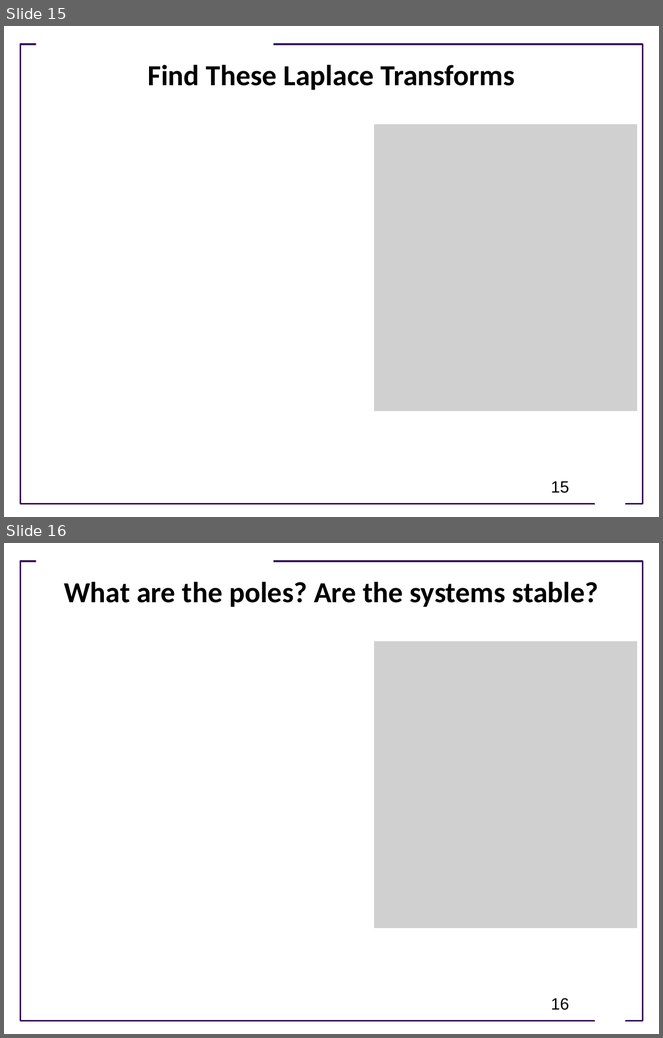
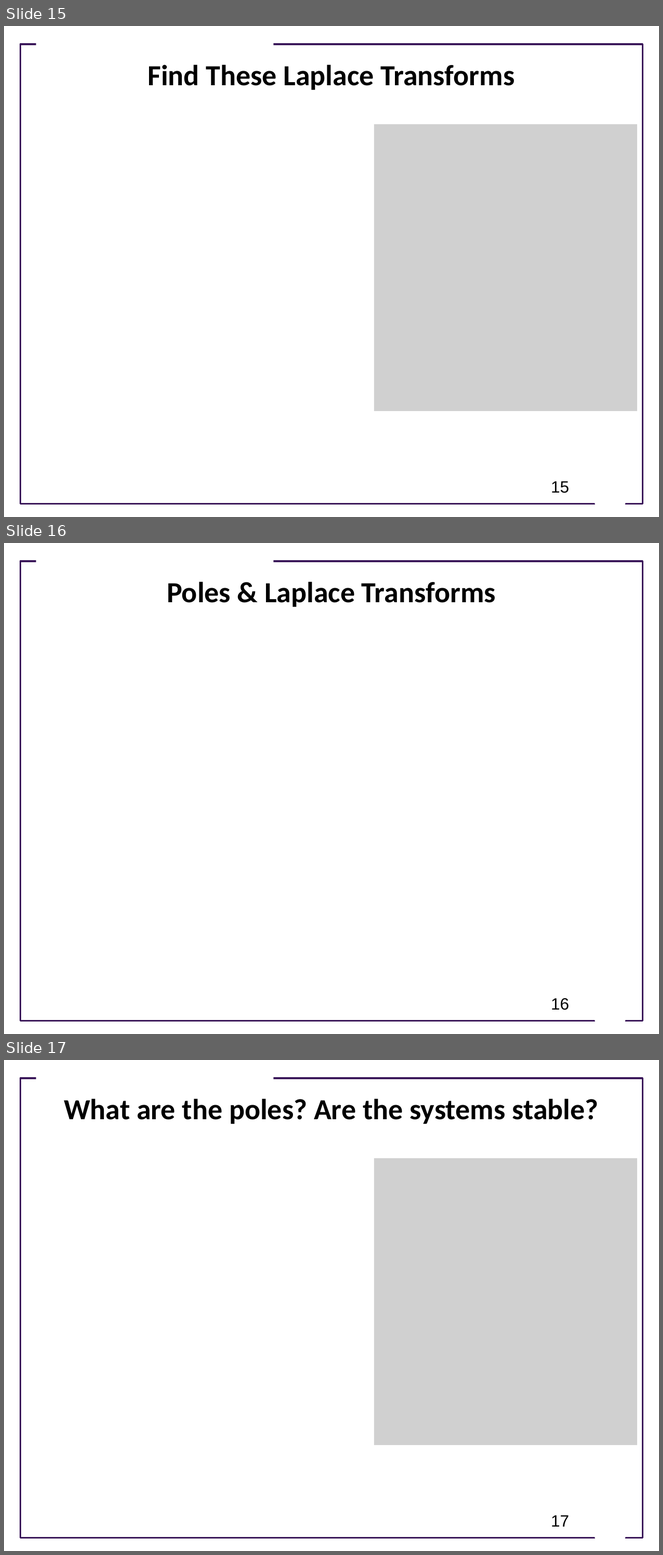
Before and after one commit to joseph-hellerstein/advanced-controls-lectures, a slide deck: classes/winter_2023/lectures/lecture_09-linear_time_invariant_systems/linear_time_invariant_systems.pptx. Shown one above the other, each under a label of ours: slides 15 and 16 before the commit, slides 15, 16 and 17 after it. The pictures are 663x1038 and 663x1555 pixels, drawn with LibreOffice and Linux fonts; fonts in the diff are those of the drawing; grey boxes stand for pictures; background and template pictures are left out. Boxes give left, top, right and bottom in pixels: in the first picture for what was removed or moved away, otherwise in the second. Text is boxed around its words. In the diff, an @@ line names an element or a change of style, - is before the commit and + after.

```diff
--- a/classes/winter_2023/lectures/lecture_09-linear_time_invariant_systems/linear_time_invariant_systems.pptx
+++ b/classes/winter_2023/lectures/lecture_09-linear_time_invariant_systems/linear_time_invariant_systems.pptx
@@ slide 16 added at [4, 543, 659, 1034], background #FFFFFF; not listed: 3 template elements that a slide beside it also shows @@
@@ title added at [167, 581, 496, 607], 32 pt, text #000000, bold @@
+Poles & Laplace Transforms
@@ page number added at [551, 999, 569, 1010], 18 pt, text #000000 @@
+16
@@ what was slide 16 is now slide 17 @@
@@ page number at [551, 1516, 569, 1527]: text changed @@
-16
+17
```
Also in this commit, not shown: 5 slides changed, 4 other files.
